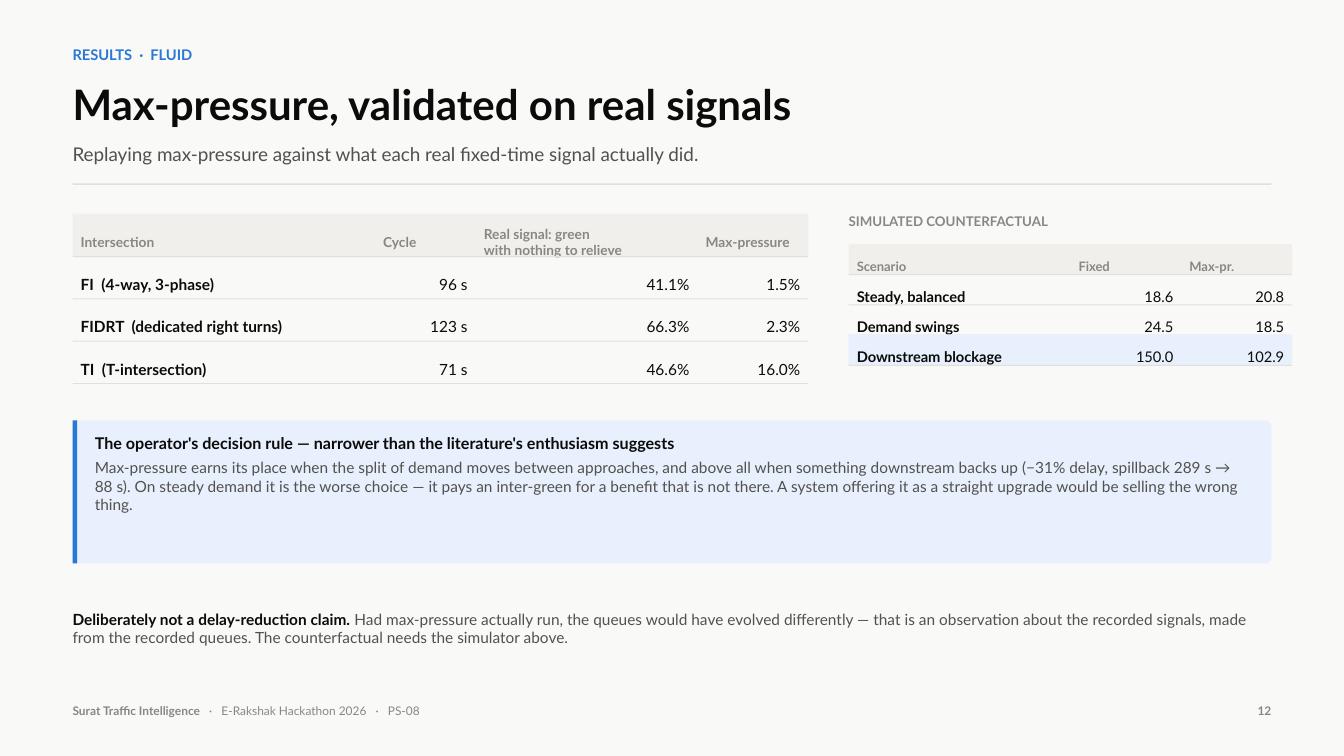
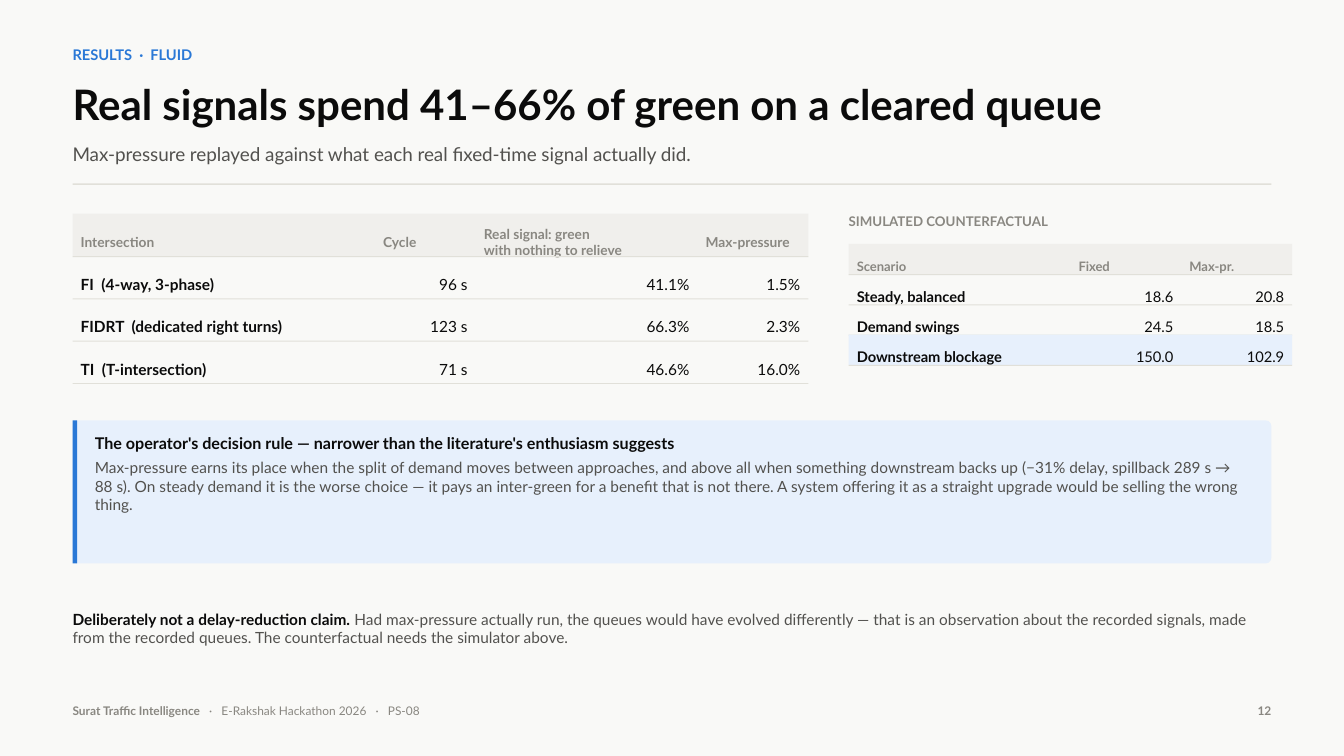
Before and after one commit to Nikhil-AI-Labs/Traffic-Management-System, a slide deck: slide 12 of submission/Surat-Traffic-Intelligence-PS08.pptx. Drawn at 1344x756 pixels with LibreOffice and Linux fonts; fonts in the diff are those of the drawing. Boxes give left, top, right and bottom in pixels: in the first picture for what was removed or moved away, otherwise in the second. Text is boxed around its words. In the diff, an @@ line names an element or a change of style, - is before the commit and + after.

```diff
--- a/submission/Surat-Traffic-Intelligence-PS08.pptx
+++ b/submission/Surat-Traffic-Intelligence-PS08.pptx
@@ text at box(73, 88, 1102, 128): text changed @@
-Max-pressure, validated on real signals
+Real signals spend 41–66% of green on a cleared queue
@@ text at box(73, 147, 691, 165): text changed @@
-Replaying max-pressure against what each real fixed-time signal actually did.
+Max-pressure replayed against what each real fixed-time signal actually did.
```
Also in this commit, not shown: 9 other slides changed, 2 other files.
